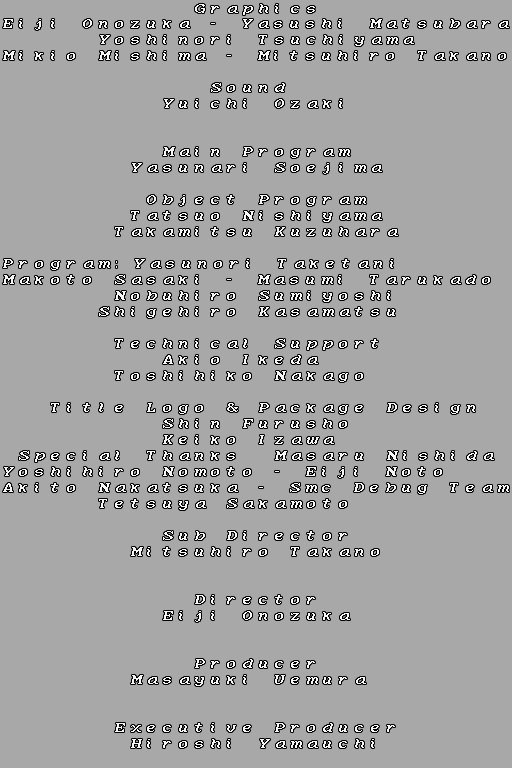
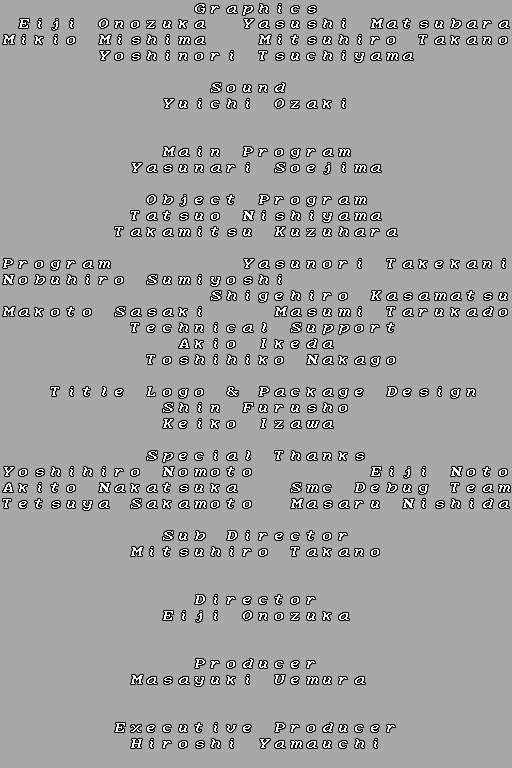
The second 512 x 768 image is a revision of the first. Changes to its layers:
renamed "Graphics Eiji Onozuka - Yasushi Matsubara" to "Graphics Eiji Onozuka Yasushi Matsubara Mikio Mis", painted on it over [3, 4, 510, 748]
